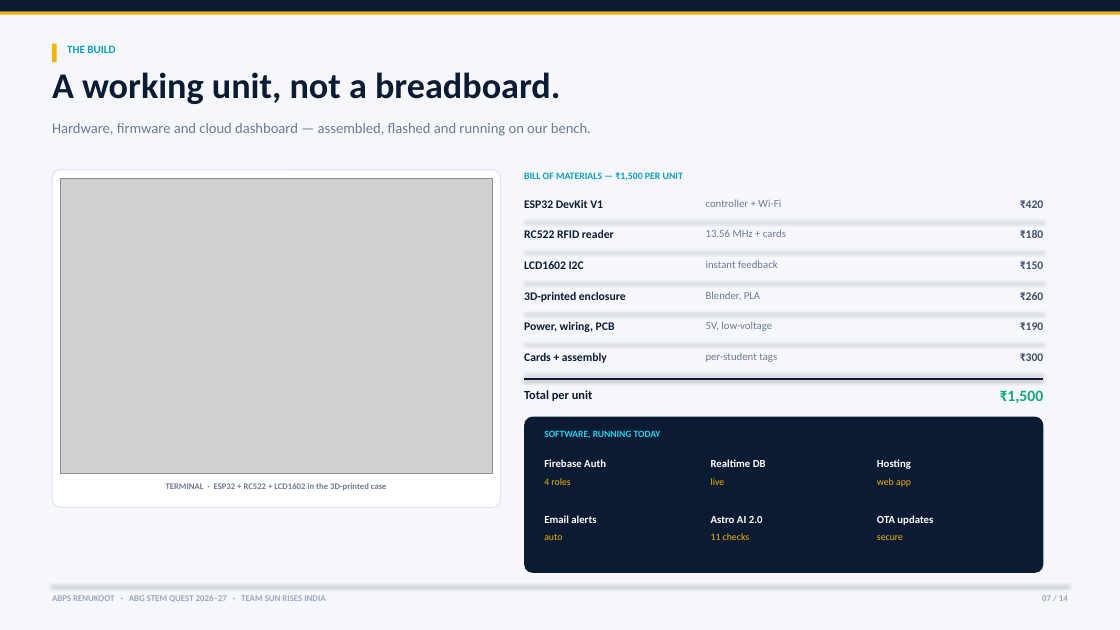
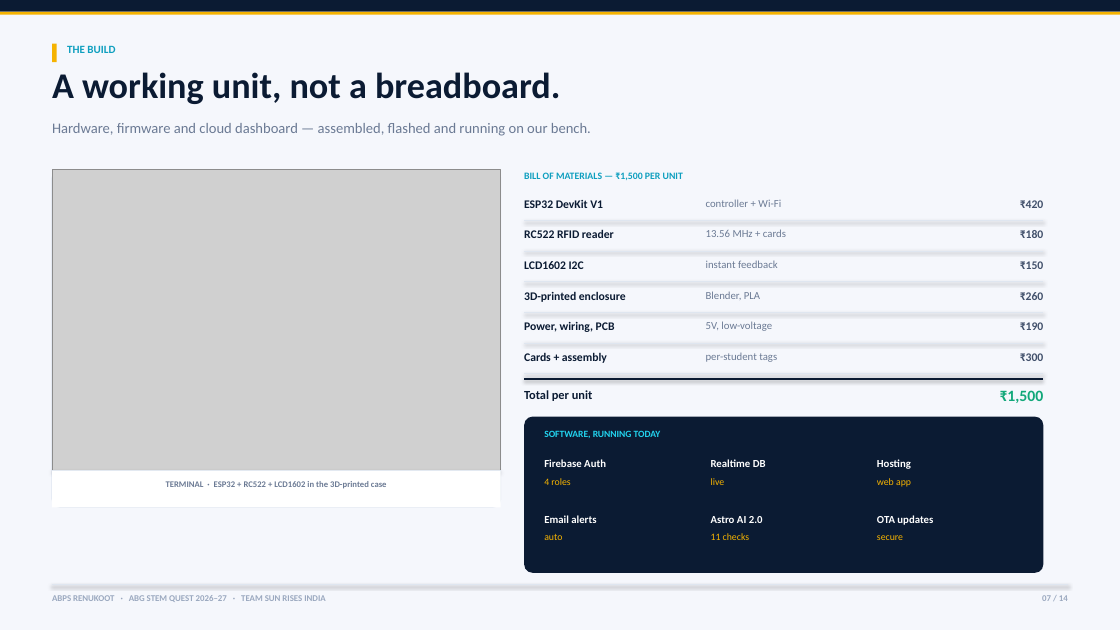
Before and after one commit to durgeshriyaconstruction-sketch/astro-smart-attendance, a slide deck: slide 7 of Astro_Smart_Attendance_Team_Sun_Rises_India.pptx. Drawn at 1120x630 pixels with LibreOffice and Linux fonts; fonts in the diff are those of the drawing; grey boxes stand for pictures. Boxes give left, top, right and bottom in pixels: in the first picture for what was removed or moved away, otherwise in the second. Text is boxed around its words. In the diff, an @@ line names an element or a change of style, - is before the commit and + after.

Commit message:
Images now render full-frame and undistorted; hero rebuilt as full-bleed
The reviewer said the image was not fully visible. Root cause: deck.pic()
passed a 1.79 landscape bitmap into a 1.09 portrait box. python-pptx STRETCHES
in that case, and our own preview silently centre-cropped it, so neither looked
right and neither agreed.

- deck.pic() now computes the true aspect and either writes an explicit
  <a:srcRect> crop (fill) or letterboxes (fit). It can never stretch an image.
- Added hero_v3.png: portrait 768x1376, device framed head-to-foot with clear
  margin, no text. The title slide now uses it as a full-height 4.185in panel
  instead of a small card that cut the device off.
- Added device_wide.png at exactly the 1.492 aspect of the slide-7 panel, so
  the photo bleeds edge-to-edge with a caption strip below it.
- Removed <p:bg> entirely (background is a real full-bleed rect on every slide).
- qa_deck.py now FAILS on any spc attribute, any <p:bg>, any cap=all, and any
  picture whose box aspect does not match its bitmap.

Gates: 0 spc, 0 p:bg, 0 srcRect, 0 autofit, no overflow. PDF rebuilt.

```diff
--- a/Astro_Smart_Attendance_Team_Sun_Rises_India.pptx
+++ b/Astro_Smart_Attendance_Team_Sun_Rises_India.pptx
@@ background #F5F7FC to #FFFFFF @@
@@ rectangle added at (0,0,1120,630), fill #F5F7FC @@
@@ picture: place and size @@
-picture at (60,178,492,474)
+picture at (52,170,501,471)
@@ line added from (52, 471) to (501, 471), #DFE6F0 0.8 pt @@
@@ rectangle added at (52,471,501,507), fill #FFFFFF @@
```
Also in this commit, not shown: 13 other slides changed, 8 other files.
